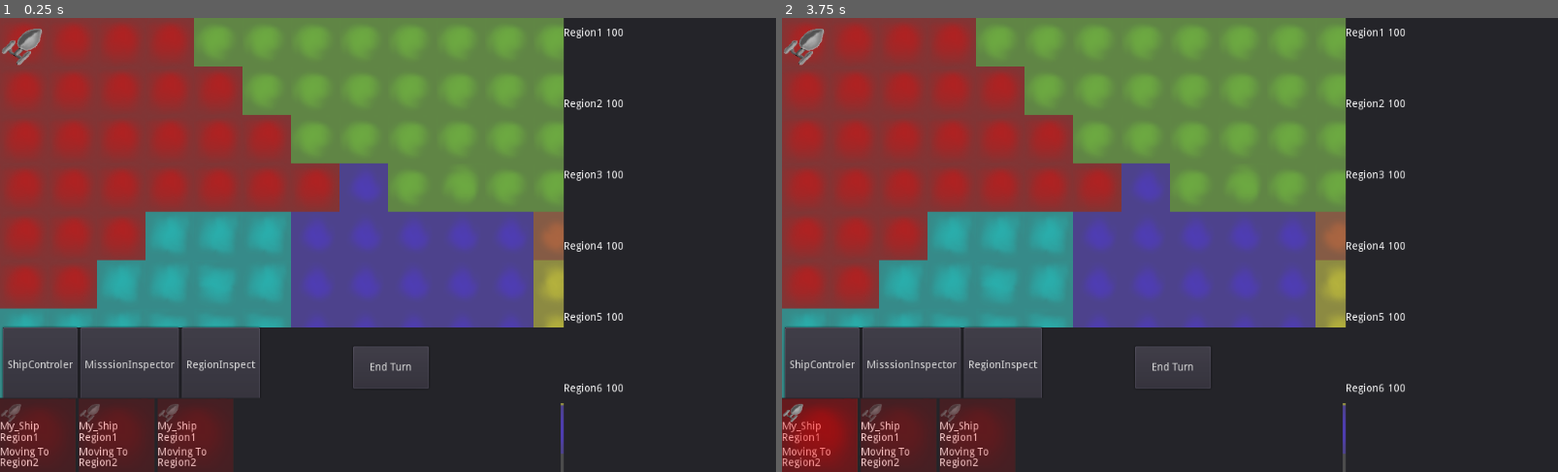
Above: before the commit, frames 1-2 (left to right).
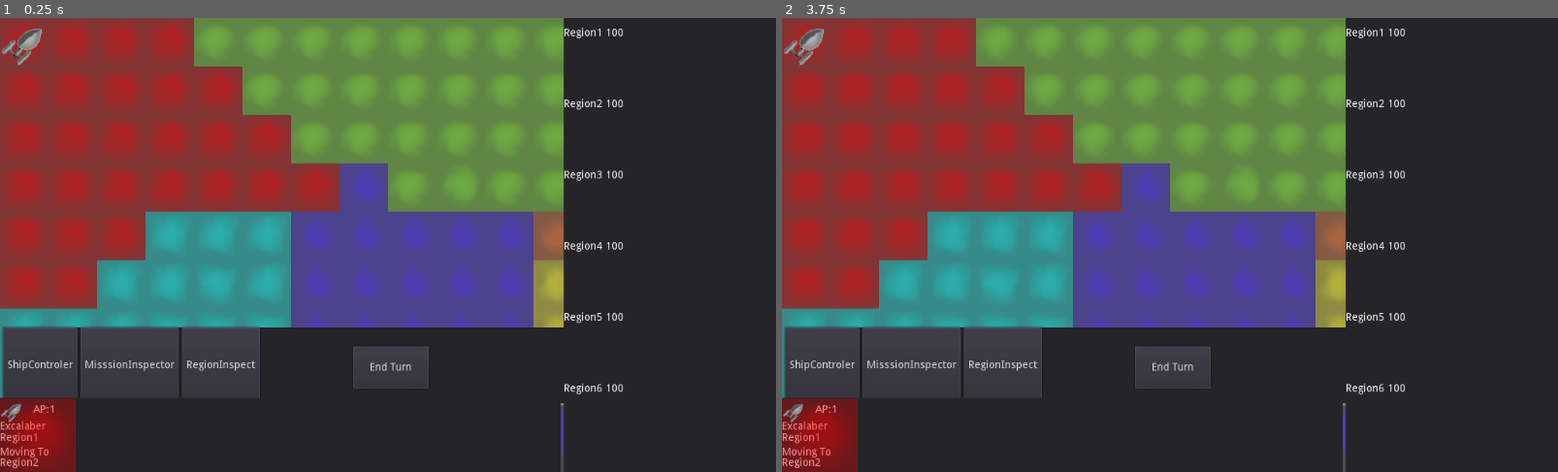
Above: after the commit, the same moments.

Repository: AngryMajor/StarShipGame
Game: Godot game, scene res://General/Main.tscn
Same seed, same stepped clock (60 frames per second), same inputs: the game is played once before the commit and once after it.
Inputs (mouse positions are in pixels of both pictures, inside the frame that each line leads up to):
- Up to frame 1 (0.25 s): no input
- Up to frame 2 (3.75 s): click "ShipControler" at 0.5 s; click "MisssionInspector" at 1.25 s; click "RegionInspect" at 2 s; click "End Turn" at 2.75 s; click (820, 435) at 3.52 s

The runs differ from the first frame. In frame 1, 4.7% of the frame differs, in the area x 0-30%, y 83-100%; in frame 2, 3.2%.

Commit message:
moved ship movment to an instant move but AP limited system and implemented ship card colouring and ap display

Diff:
--- a/General/Main.tscn
+++ b/General/Main.tscn
@@ -12,6 +12,7 @@
 [ext_resource path="res://General/MapCamera.gd" type="Script" id=10]
 [ext_resource path="res://ShipGUICard.tscn" type="PackedScene" id=11]
 [ext_resource path="res://MouseController/MouseStates/RightInspector.gd" type="Script" id=12]
+[ext_resource path="res://General/ShipPannel.gd" type="Script" id=13]
 [ext_resource path="res://GUI/Command Pannel/CommandButton.gd" type="Script" id=16]
 [ext_resource path="res://MouseController/MouseStates/RegionInspect.gd" type="Script" id=17]
 [ext_resource path="res://MouseController/MouseStates/TestState.gd" type="Script" id=18]
@@ -151,9 +152,12 @@
 margin_right = -284.0
 margin_bottom = 2.0
 rect_min_size = Vector2( 0, 100 )
+script = ExtResource( 13 )
 __meta__ = {
 "_edit_group_": true
 }
+shipGUICard = ExtResource( 11 )
+ship_List = NodePath("../../World/Components/ShipComp/ShipList")
 
 [node name="HBoxContainer" type="HBoxContainer" parent="GUILayer/ShipPannel"]
 anchor_right = 1.0
@@ -161,20 +165,6 @@
 size_flags_horizontal = 3
 size_flags_vertical = 3
 
-[node name="ShipCard" parent="GUILayer/ShipPannel/HBoxContainer" instance=ExtResource( 11 )]
-margin_right = 100.0
-margin_bottom = 100.0
-
-[node name="ShipCard2" parent="GUILayer/ShipPannel/HBoxContainer" instance=ExtResource( 11 )]
-margin_left = 104.0
-margin_right = 204.0
-margin_bottom = 100.0
-
-[node name="ShipCard3" parent="GUILayer/ShipPannel/HBoxContainer" instance=ExtResource( 11 )]
-margin_left = 208.0
-margin_right = 308.0
-margin_bottom = 100.0
-
 [connection signal="NewCommandSet" from="GUILayer/CommandPannel/HBoxContainer/Button4" to="MouseControler" method="_on_Button_NewCommandSet"]
 [connection signal="NewCommandSet" from="GUILayer/CommandPannel/HBoxContainer/Button2" to="MouseControler" method="_on_Button_NewCommandSet"]
 [connection signal="NewCommandSet" from="GUILayer/CommandPannel/HBoxContainer/Button3" to="MouseControler" method="_on_Button_NewCommandSet"]
--- a/General/Ship.gd
+++ b/General/Ship.gd
@@ -2,6 +2,15 @@
 class_name Ship
 
 signal RequestToMoveTo(region)
+
+signal DataUpdated
+
+export(int) var baseAP :int = 1
+export(int) var currAP :int = 1 setget _set_curr_ap
+
+func _set_curr_ap(value):
+	currAP = value
+	emit_signal("DataUpdated")
 
 var route = []
 
@@ -14,29 +23,44 @@
 	GameState.disconnect("time_progressed",self,"on_time_progressed")
 
 func on_time_progressed(amount:int):
-	if route.size() > 0:
-		_move_to(route[0])
-		route.remove(0)
+	self.currAP = baseAP
 
 func init(region):
 	self.region = region
 
 func set_destination(destination:Region):
-	route = []
+	if currAP <= 0:
+		return
+
 	if self.region.adjacent_to(destination):
-		route.append(destination)
-	else:
-		var intermidiaries = destination.neighbour_regions
-		var i = 0
-		var medium = null
-		while medium == null and i < intermidiaries.size(): #TODO: make building route recursize to any length
-			if self.region.adjacent_to(intermidiaries[i]):
-				medium = intermidiaries[i]
-			i += 1
-
-		if medium != null:
-			route.append(medium)
-			route.append(destination)
+		self.currAP -=1
+		_move_to(destination)
 
 func _move_to(region):
 	emit_signal("RequestToMoveTo",region)
+	emit_signal("DataUpdated")
+
+#func on_time_progressed(amount:int):
+#	if route.size() > 0:
+#		_move_to(route[0])
+#		route.remove(0)
+
+#func set_destination(destination:Region):
+#	route = []
+#	if self.region.adjacent_to(destination):
+#		route.append(destination)
+#	else:
+#		var intermidiaries = destination.neighbour_regions
+#		var i = 0
+#		var medium = null
+#		while medium == null and i < intermidiaries.size(): #TODO: make building route recursize to any length
+#			if self.region.adjacent_to(intermidiaries[i]):
+#				medium = intermidiaries[i]
+#			i += 1
+#
+#		if medium != null:
+#			route.append(medium)
+#			route.append(destination)
+#
+#func _move_to(region):
+#	emit_signal("RequestToMoveTo",region)
--- a/General/ShipComp.gd
+++ b/General/ShipComp.gd
@@ -20,11 +20,13 @@
 
 func _ready():
 	var region = GameState.world.regionMap.get_region(0)
-	var ship = ship_scene.instance()
-	add_ship(ship,region)
+
+	for ship in $ShipList.get_children():
+		add_ship(ship,region)
 
 func add_ship(ship,region):
-	$ShipList.add_child(ship)
+	if ship.get_parent() != $ShipList:
+		$ShipList.add_child(ship)
 	_put_ship_in_region(ship,region)
 	ship.connect("RequestToMoveTo",self,"_move_ship_to",[ship])
 
--- /dev/null
+++ b/General/ShipPannel.gd
@@ -0,0 +1,12 @@
+extends Panel
+
+export(PackedScene) var shipGUICard
+export (NodePath) var ship_List
+
+onready var shipList = get_node(ship_List)
+
+func _ready():
+	for ship in shipList.get_children():
+		var card = shipGUICard.instance()
+		card.init(ship)
+		$HBoxContainer.add_child(card)
--- a/General/World.tscn
+++ b/General/World.tscn
@@ -83,6 +83,8 @@
 
 [node name="ShipList" type="Node" parent="Components/ShipComp"]
 
+[node name="Excalaber" parent="Components/ShipComp/ShipList" instance=ExtResource( 14 )]
+
 [node name="TileMaps" type="Node" parent="."]
 script = ExtResource( 6 )
 
--- /dev/null
+++ b/ShipGUICard.gd
@@ -0,0 +1,26 @@
+extends Control
+
+var my_ship : Ship
+
+func init(ship:Ship):
+	my_ship = ship
+	my_ship.connect("DataUpdated",self,"_on_ship_updated")
+	$ShipLabel.text = my_ship.name
+	$APLable.text = String(my_ship.currAP)
+	set_button_color()
+	check_ship_available()
+
+func _on_ship_updated():
+	$APLable.text = String(my_ship.currAP)
+	check_ship_available()
+
+	set_button_color()
+
+func check_ship_available():
+	if my_ship.currAP > 0:
+		$ShipButton.is_ship_available = true
+	else:
+		$ShipButton.is_ship_available = false
+
+func set_button_color():
+	$ShipButton.set_region_color(my_ship.region.id)
--- a/ShipGUICard.tscn
+++ b/ShipGUICard.tscn
@@ -1,6 +1,7 @@
-[gd_scene load_steps=5 format=2]
+[gd_scene load_steps=6 format=2]
 
 [ext_resource path="res://General/ShipCommandGameTiles.png" type="Texture" id=1]
+[ext_resource path="res://ShipGUICard.gd" type="Script" id=2]
 
 [sub_resource type="AtlasTexture" id=3]
 flags = 4
@@ -10,22 +11,28 @@
 [sub_resource type="GDScript" id=2]
 script/source = "extends TextureButton
 
-export(bool) var is_selected_ship = false setget _set_selected
+export(bool) var is_ship_available = false setget _set_available
 
-func _set_selected(value):
-	is_selected_ship = value
+func _set_available(value):
+	is_ship_available = value
 	if value == true:
 		self.modulate = Color(1,1,1,1)
 	else:
-			self.modulate = Color(1,1,1,0.5)
+			self.modulate = Color(0.8,0.8,0.8,0.5)
 
 func _ready():
 	self.connect(\"button_down\",self,\"_on_button_down\")
-	self.is_selected_ship = false
 
 func _on_button_down():
-	self.is_selected_ship = not self.is_selected_ship
+	pass
 
+func rerender():
+	self.visible = false
+	self.visible = true
+
+func set_region_color(reginoid):
+	self.texture_normal.region.position.x = reginoid * 64
+	rerender()
 "
 
 [sub_resource type="AtlasTexture" id=1]
@@ -37,6 +44,21 @@
 margin_right = 40.0
 margin_bottom = 40.0
 rect_min_size = Vector2( 100, 100 )
+script = ExtResource( 2 )
+
+[node name="APText" type="Label" parent="."]
+margin_left = 44.0
+margin_top = 9.0
+margin_right = 109.0
+margin_bottom = 23.0
+text = "AP:"
+
+[node name="APLable" type="Label" parent="."]
+margin_left = 65.0
+margin_top = 9.0
+margin_right = 130.0
+margin_bottom = 23.0
+text = "111"
 
 [node name="ShipLabel" type="Label" parent="."]
 margin_top = 31.0
Not shown, changed: .mono/metadata/ide_messaging_meta.txt
Not shown: 1 places in General/Main.tscn that only renumber resources
